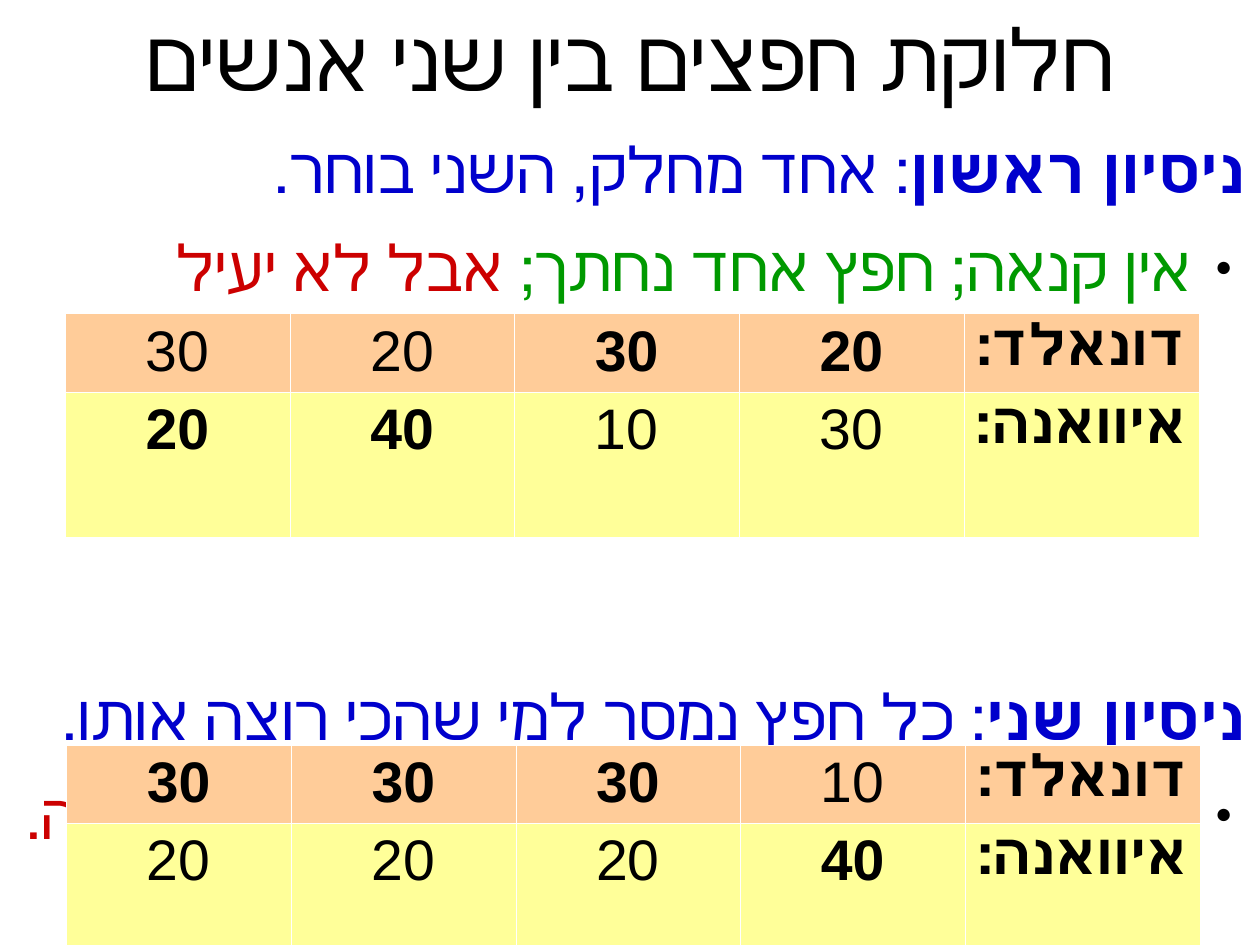
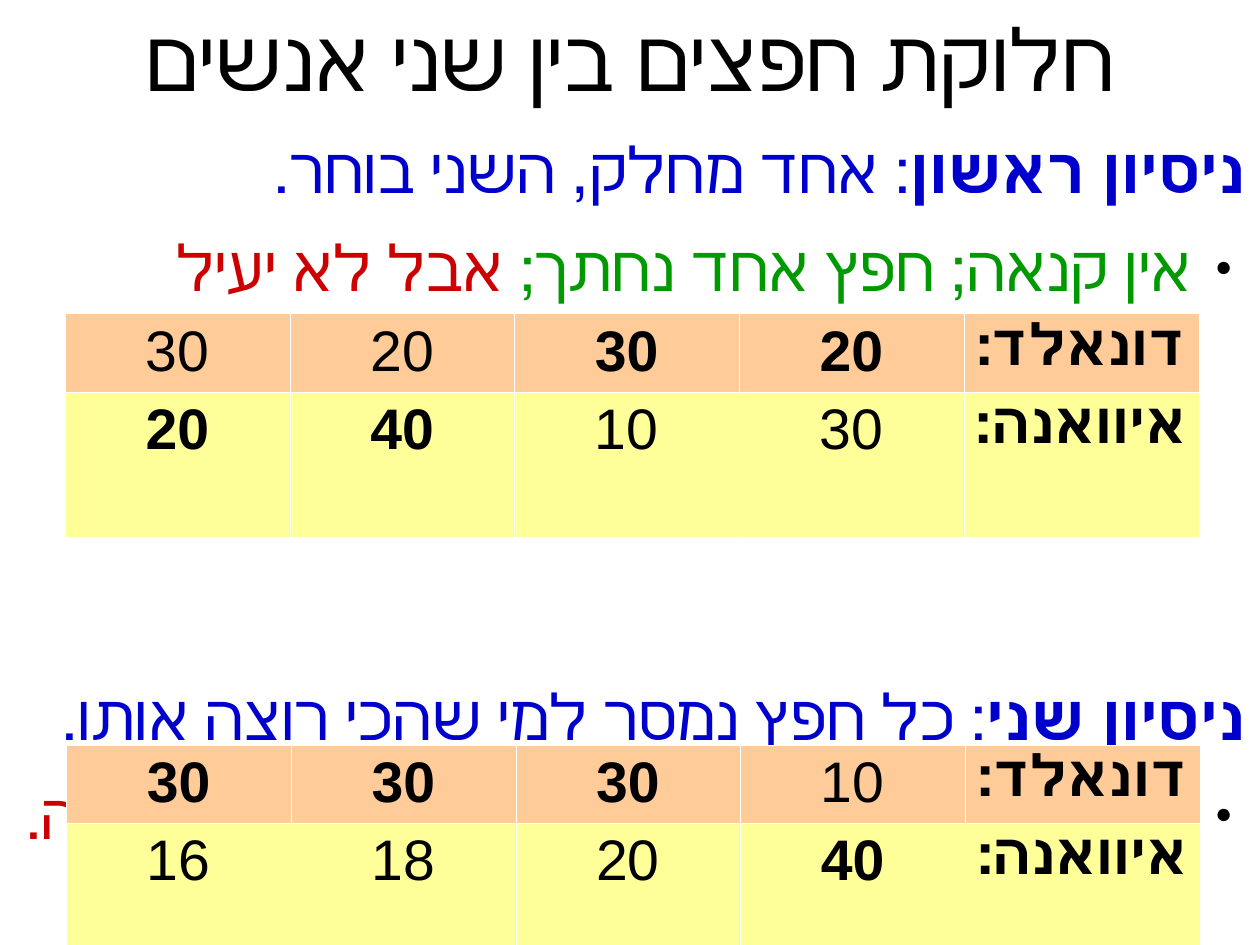
Before and after one commit to erelsgl-at-ariel/algorithms2m-5778, a slide deck: slide 4 of week09-item-assignment/slides-1-winner.odp. Drawn at 1260x945 pixels with LibreOffice and Linux fonts; fonts in the diff are those of the drawing. Boxes give left, top, right and bottom in pixels: in the first picture for what was removed or moved away, otherwise in the second. Text is boxed around its words. In the diff, an @@ line names an element or a change of style, - is before the commit and + after.

```diff
--- a/week09-item-assignment/slides-1-winner.odp
+++ b/week09-item-assignment/slides-1-winner.odp
@@ table at (66,745,1203,926) @@
-row 2, column 1: 20
+row 2, column 1: 16
-row 2, column 2: 20
+row 2, column 2: 18
```
Also in this commit, not shown: 2 other slides changed, 1 slide added, 2 other files.
